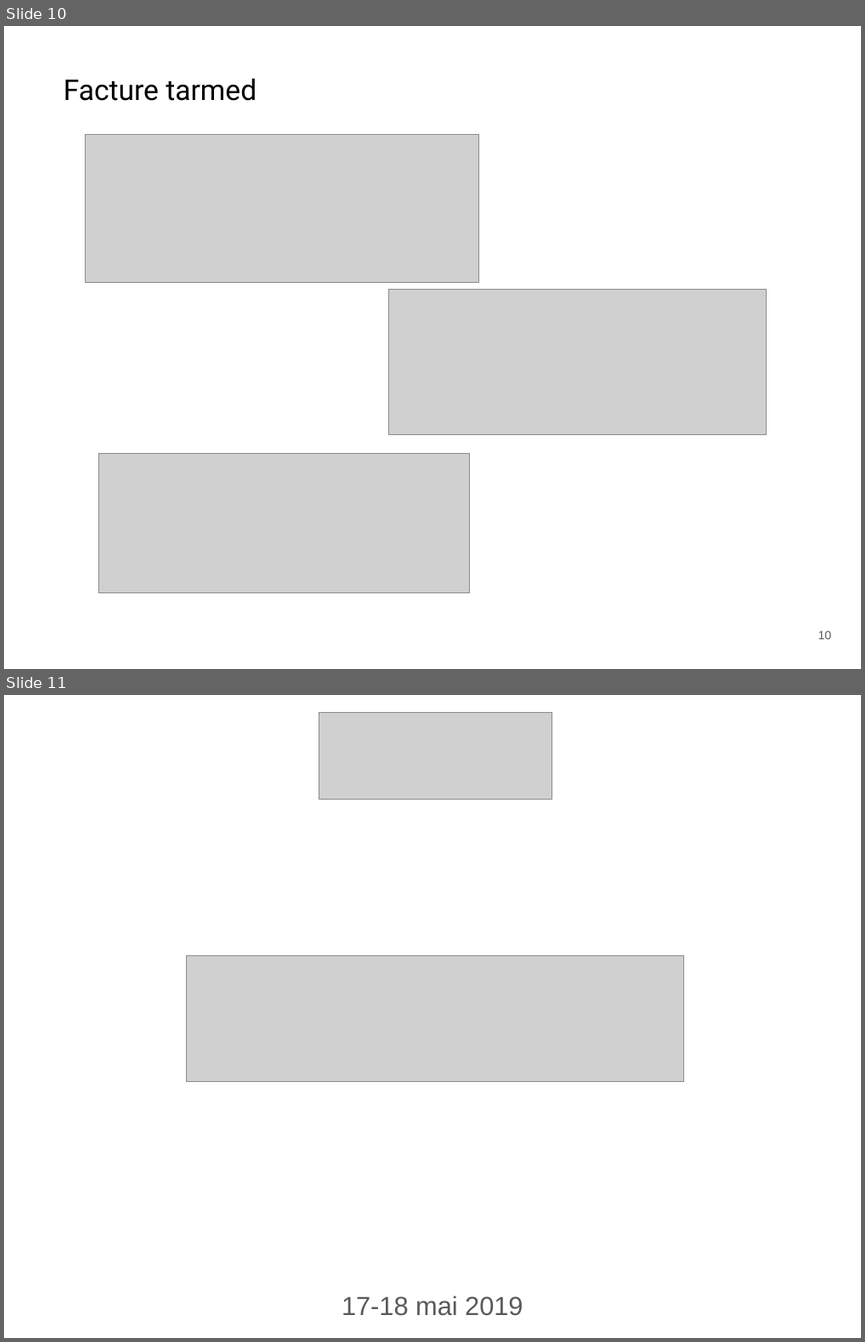
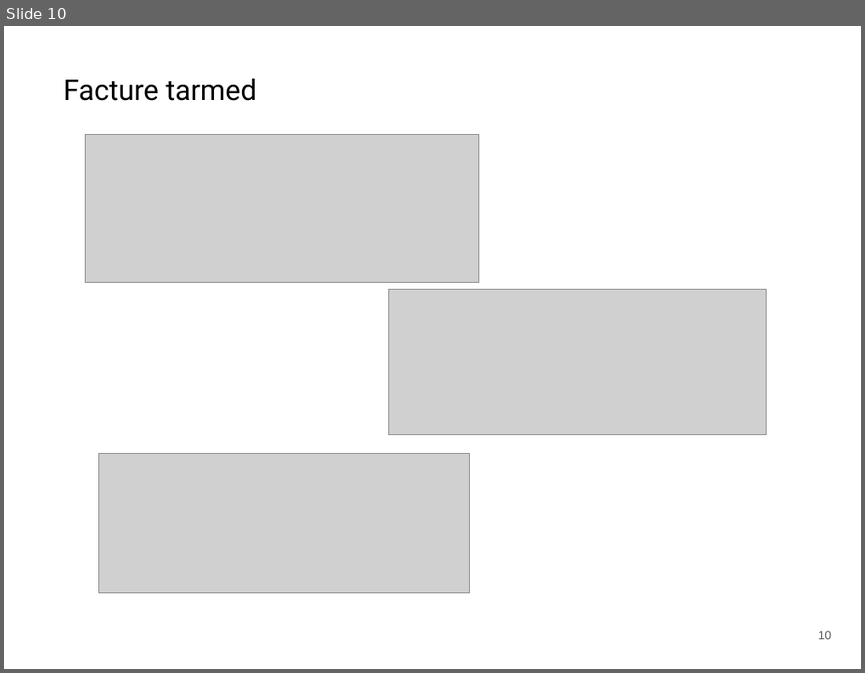
Before and after one commit to giodemaio/hackathonGM, a slide deck: GM IT Hackathon PITCH Doc Time.pptx. Shown one above the other, each under a label of ours: slides 10 and 11 before the commit, slide 10 after it. The pictures are 865x1342 and 865x673 pixels, drawn with LibreOffice and Linux fonts; fonts in the diff are those of the drawing; grey boxes stand for pictures; background and template pictures are left out. Boxes give left, top, right and bottom in pixels: in the first picture for what was removed or moved away, otherwise in the second. Text is boxed around its words. In the diff, an @@ line names an element or a change of style, - is before the commit and + after.

Commit message:
pdf

```diff
--- a/GM IT Hackathon PITCH Doc Time.pptx
+++ b/GM IT Hackathon PITCH Doc Time.pptx
@@ slide 11 removed at (4,695,861,1338), background picture (left out) @@
@@ picture removed at (318,712,551,799) @@
@@ picture removed at (187,955,683,1081) @@
@@ text removed at (341,1295,522,1315) @@
-17-18 mai 2019
```
Also in this commit, not shown: 4 slides added, 1 other slide removed.
